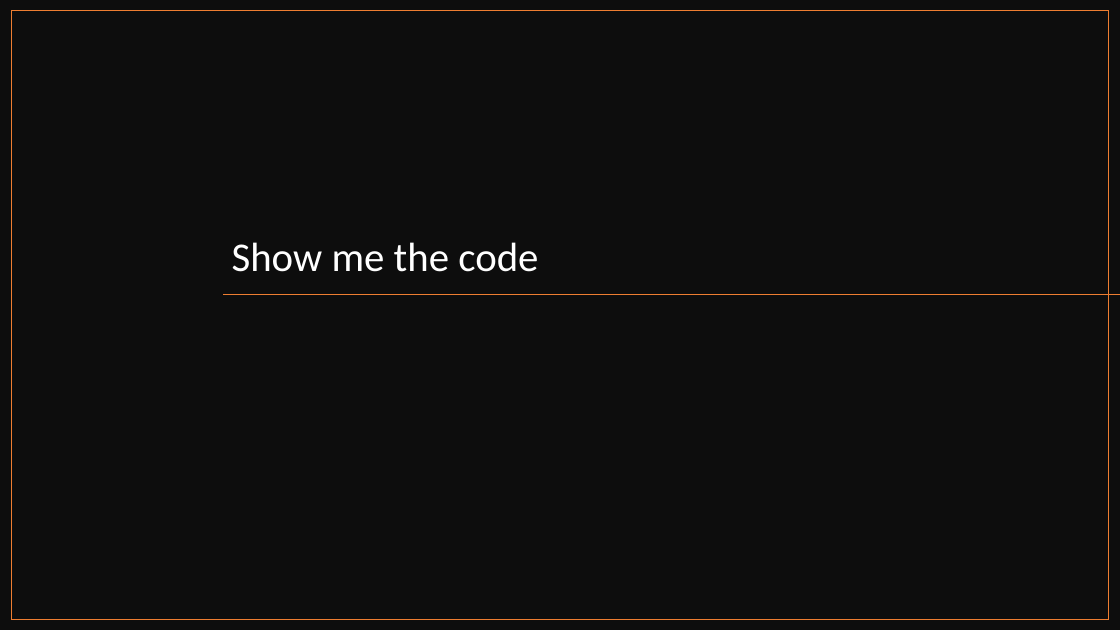
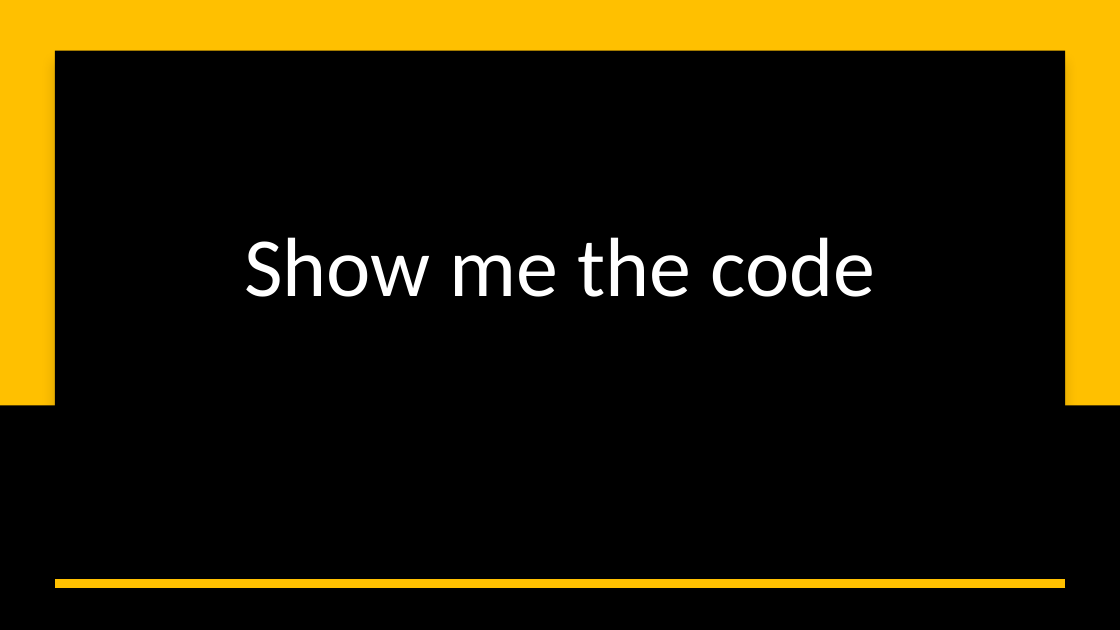
Before and after one commit to ogvieira100/mongo_db_poc, a slide deck: slide 7 of apresentacao-mongodb.pptx (slide 6 before the commit). Drawn at 1120x630 pixels with LibreOffice and Linux fonts; fonts in the diff are those of the drawing. Boxes give left, top, right and bottom in pixels: in the first picture for what was removed or moved away, otherwise in the second. Text is boxed around its words. In the diff, an @@ line names an element or a change of style, - is before the commit and + after.

```diff
--- a/apresentacao-mongodb.pptx
+++ b/apresentacao-mongodb.pptx
@@ background #FFFFFF to #000000 @@
@@ rectangle: place and size @@
-rectangle at (0,0,1120,630)
+rectangle at (0,0,1120,406)
@@ rectangle at (0,0,1120,406): fill #0D0D0D to #FFC000 @@
@@ rectangle: place and size @@
-rectangle at (12,11,1109,620)
+rectangle at (55,50,1065,475)
@@ rectangle at (55,50,1065,475): fill none to #000000; outline #ED7D31 1 pt to none; shadow on @@
@@ title "Show me the code": place and size @@
-title "Show me the code" at (232,242,538,272)
+title "Show me the code" at (244,237,875,297)
@@ title "Show me the code" at (244,237,875,297): size 35 to 72 pt; alignment left to centre; vertical alignment bottom to middle @@
@@ line removed from (1120, 295) to (223, 295) @@
@@ line added from (1065, 584) to (55, 584), #FFC000 8 pt @@
```
Also in this commit, not shown: 6 other slides changed, 1 slide added, 5 other files.
